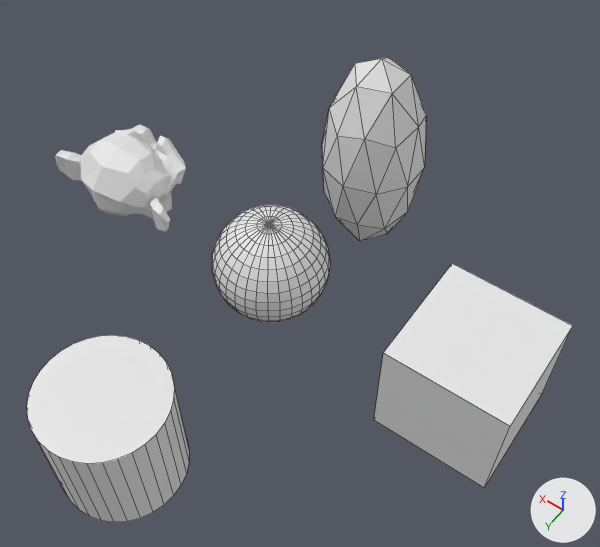
An edit to the Blender file tests/assets/physics.blend, drawn before and after from the same camera.
Rendered twice from a camera (50 mm lens) standing at (-5.54, 6.91, 11.03) and looking at (-0.88, 0.38, 0.78). Arrows for +X, +Y and +Z are at lower right; the lights stay in place. Mesh edges are drawn as thin lines on the coarser meshes.
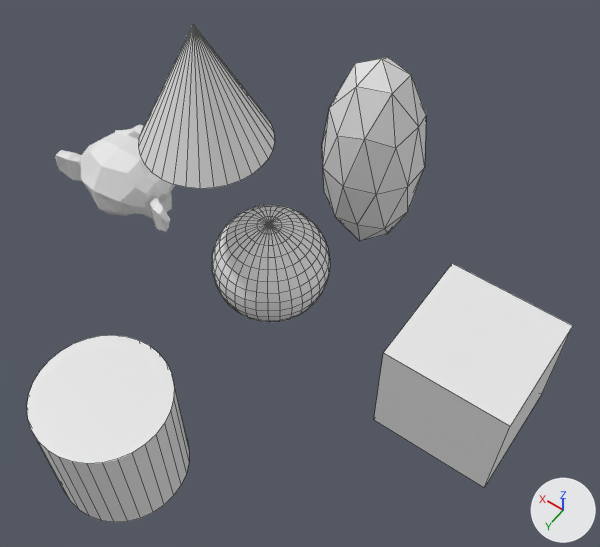
What differs and where, as boxes (x1, y1, x2, y2) in the pictures (600 x 547 px):
'Intangible', added
    after: (139, 24, 275, 189)

The change in detail:
Mesh me_intangible is new.
It is a 32-sided cone pointing to +z spanning x -1.0..1.0, y -1.0..1.0, z -1.0..1.0.
Object 'Intangible' (ob_intangible) is new; it shows me_intangible.
Its location is (0.88, 0.28, 3.57).
